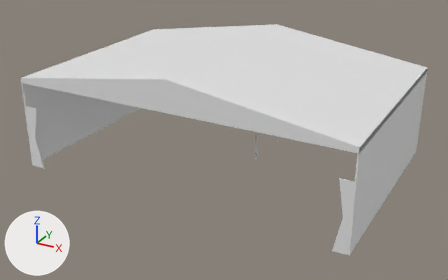
Two versions of the FBX model Assets/Resources/Models/tent2(9x6,2,5).fbx, one commit apart.
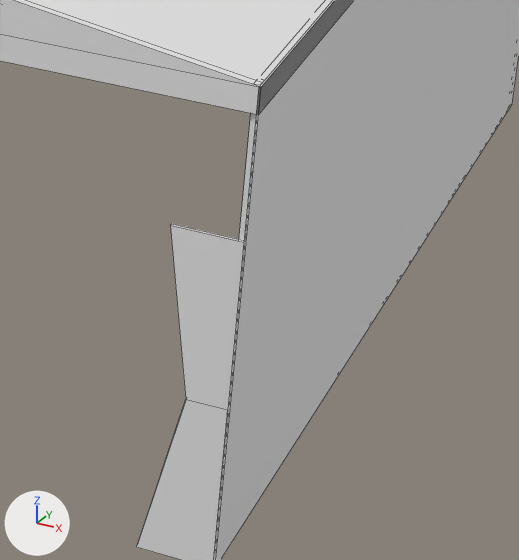
The first picture shows the older version from a camera (50 mm lens) standing at (-16.86, -12.96, 7.48) and looking at (-24.29, 0.55, 0.72). The close-ups show both versions on the part from 67% to 93% of the width and 46% to 91% of the height of that picture; other places that the commit changed are outside them. The lights are fixed; the arrows at lower left show +X, +Y and +Z. The close-ups show mesh edges as thin lines. Where no turn or scale is listed for an object, it has been applied to the vertices.

The older version as bpy lines, for what is in view:
```python
me_mesh = bpy.data.meshes.new('Mesh')
me_mesh.from_pydata(...)  # 36 vertices, 34 faces; spans x -4.5..4.5, y -3.0..3.0, z -1.27..1.9
me_mesh_001 = bpy.data.meshes.new('Mesh.001')
me_mesh_001.from_pydata(...)  # 24 vertices, 16 faces; spans x -4.49..4.49, y -0.01..0.01, z -0.87..0.87
# before: 14 (4.15, -0.01, 0.87) at pixel (170, 225), 15 (4.49, -0.01, 0.87) at pixel (243, 242), 16 (4.29, -0.01, 0.0) at pixel (185, 399), 17 (4.49, -0.01, 0.0) at pixel (227, 409), 20 (4.15, 0.01, 0.87) at pixel (171, 223)
# before: 21 (4.49, 0.01, 0.87), 22 (4.29, 0.01, 0.0), 23 (4.49, 0.01, 0.0)
me_mesh_002 = bpy.data.meshes.new('Mesh.002')
me_mesh_002.from_pydata(...)  # 90 vertices, 58 faces; spans x -4.49..4.49, y -2.99..2.99, z -1.27..1.9
ob_body = bpy.data.objects.new('body', me_mesh)
ob_body.location = (-24.351, 0.947, 1.273)
ob_curtain = bpy.data.objects.new('curtain', me_mesh_001)
ob_curtain.location = (-24.351, -2.043, 0.868)
ob_leg = bpy.data.objects.new('leg', me_mesh_002)
ob_leg.location = (-24.351, 0.952, 1.273)
```
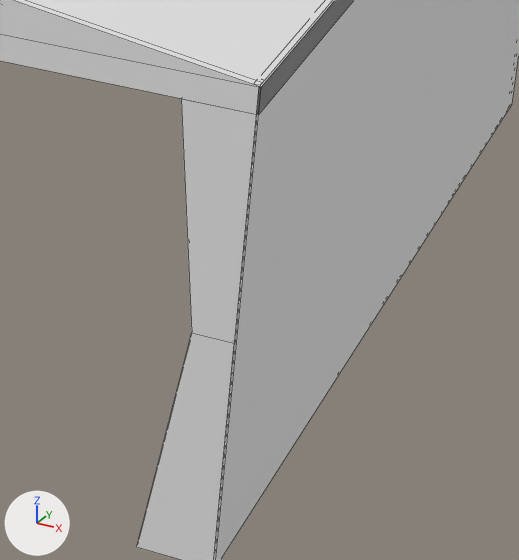
The change, as a diff of the scene's bpy script:
```diff
--- a/Assets/Resources/Models/tent2(9x6,2,5).fbx.py
+++ b/Assets/Resources/Models/tent2(9x6,2,5).fbx.py
@@ me_mesh_001 @@
 me_mesh_001.from_pydata(...)  # 24 vertices, 16 faces; spans x -4.49..4.49, y -0.01..0.01, z -0.87..0.87
 # used by ob_curtain; location = (-24.351, -2.043, 0.868)
+# me_mesh_001 part 1
+for i in [16, 17, 22, 23]: me_mesh_001.vertices[i].co += Vector((0.0, 0.0, 0.35))
+for i in [14, 15, 20, 21]: me_mesh_001.vertices[i].co += Vector((0.0, 0.0, 0.63))
```

Location of each change, [x1, y1, x2, y2] in pixels of the close-ups (519 x 560 px):
'curtain', reshaped
    before: [137, 224, 244, 560]
    after: [137, 99, 256, 560]
